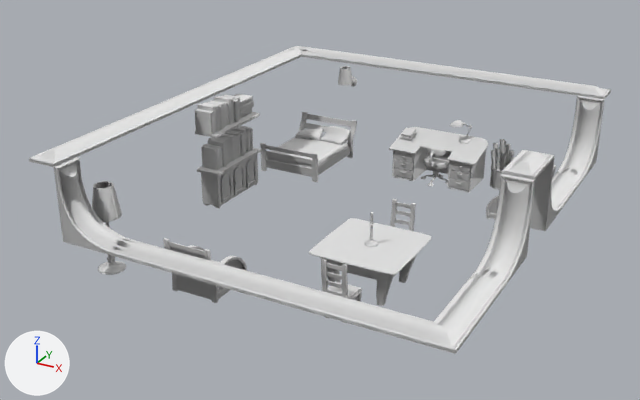
Two versions of the glTF model www/models/iso_scenes/9.glb, one commit apart.
Camera for both pictures: a 50 mm lens placed at (20.0, -33.0, 15.3), pointed at (6.2, -7.9, 2.8). The axes (+X, +Y, +Z) are drawn at lower left. The lights are the same throughout. Materials are left out; every surface is plain grey. Where no turn or scale is listed for an object, it has been applied to the vertices. Vertices at the same position are counted once.

Objects in the first picture: 'colored', 'textured_6d60ae53', 'textured_d74c9345'.
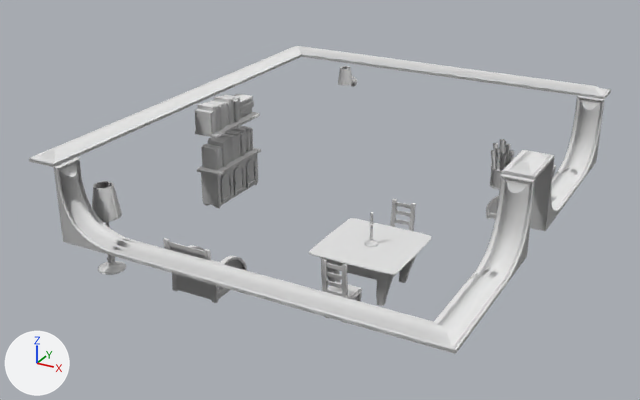
Location of each change, (x1, y1, x2, y2) in pixels of the pictures (640 x 400 px):
part 1 of me_mesh_0, deleted
    before: (260, 112, 488, 192)

The change, as a list of edits to the scene's bpy script:
```text
Change me_mesh_0:
    used by ob_colored; location = (0.0, 0.0, 0.0)
    remove me_mesh_0.from_pydata(...)  # 22136 vertices, 45424 faces; spans x 0.0..14.0, y -15.0..1.0, z 1.5..5.8
    add me_mesh_0.from_pydata(...)  # 19725 vertices, 40602 faces; spans x 0.0..14.0, y -15.0..1.0, z 1.5..5.8
    me_mesh_0 part 1: 12 loose pieces with 2411 vertices, spanning x 1.2..9.8, y -3.8..0.0, z 1.5..4.0, are deleted
```
